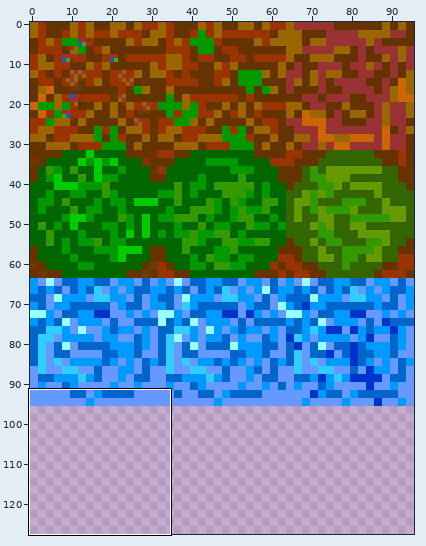
Sprite sheet -- assets/tiles/tilesheet.png. The picture above shows the old version from afar; the outline marks the close-up.
Close-up. Earlier state:
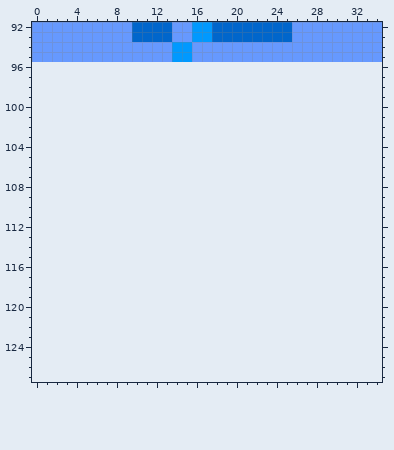
The file is 96x96 pixels. Colours within 5 levels of each other are drawn and written as one. Shown: x 0..34, y 92..127. The old version is drawn lined up with the new one, on the new canvas.
The result:
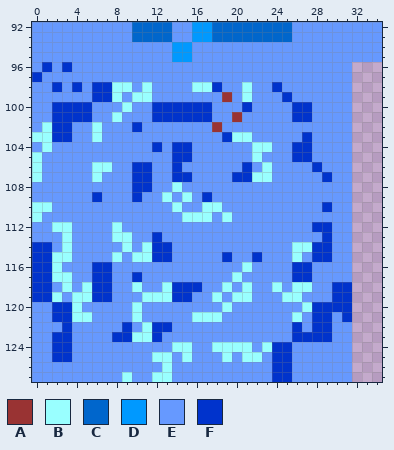
Palette (. is transparent): A #993333  B #99ffff  C #0066cc  D #0099ff  E #6699ff  F #0033cc
Edits made:
canvas 96x96 -> 96x128
@@ x 0..34 @@
  95 EEEEEEEEEEEEEEDDEEEEEEEEEEEEEEEEEEE
- 96 ...................................
- 97 ...................................
- 98 ...................................
- 99 ...................................
-100 ...................................
-101 ...................................
-102 ...................................
-103 ...................................
-104 ...................................
-105 ...................................
-106 ...................................
-107 ...................................
-108 ...................................
-109 ...................................
-110 ...................................
-111 ...................................
-112 ...................................
-113 ...................................
-114 ...................................
-115 ...................................
-116 ...................................
-117 ...................................
-118 ...................................
-119 ...................................
-120 ...................................
-121 ...................................
-122 ...................................
-123 ...................................
-124 ...................................
-125 ...................................
-126 ...................................
-127 ...................................
+ 96 EFEFEEEEEEEEEEEEEEEEEEEEEEEEEEEE...
+ 97 FEEEEEEEEEEEEEEEEEEEEEEEEEEEEEEE...
+ 98 EEFEFEFFBBEBEEEEBBFEEBEEFEEEEEEE...
+ 99 EEEEEEFFBEBBEEEEEEEAEBEEEFEEEEEE...
+100 EEFFFFEEEBEEFFFFFFEEEFEEEEFFEEEE...
+101 EEFFFFEEBEEEFFFFFFEEAEEEEEFFEEEE...
+102 EBFFEEBEEEFEEEEEEEAEEEEEEEEEEEEE...
+103 BBFFEEBEEEEEEEEEEEEFBBEEEEEFEEEE...
+104 EBEEEEEEEEEEFEFFEEEEEEBBEEFFEEEE...
+105 BEEEEEEEEEEEEEFFEEEEEEBEEEFFEEEE...
+106 BEEEEEBBEEFFEEFEEEEEEFEBEEEEFEEE...
+107 BEEEEEBEEEFFEEFFEEEEFFBBEEEEEFEE...
+108 EEEEEEEEEEFFEEBEEEEEEEEEEEEEEEEE...
+109 EEEEEEFEEEFEEBEBEFEEEEEEEEEEEEEE...
+110 BBEEEEEEEEEEEEBEEBBEEEEEEEEEEFEE...
+111 BEEEEEEEEEEEEEEBBBEBEEEEEEEEEEEE...
+112 EEBBEEEEBEEEEEEEEEEEEEEEEEEEFFEE...
+113 EEEBEEEEBBEEFEEEEEEEEEEEEEEEEFEE...
+114 FFEBEEEEEBEBFFEEEEEEEEEEEEBBFFEE...
+115 FFBBEEEEBEBBFFEEEEEFEEFEEEBEFFEE...
+116 FFBEEEFFEEEEEEEEEEEEEBEEEEFFEEEE...
+117 FFBBEEFFEEFEEEEEEEEEBEEEEEFFEEEE...
+118 FFEBEBFFEEBEEBFFFEEBEBEEBEBBEEFF...
+119 FFBEBBFFEEEBBBFFEEBEBBEEEBBEEEFF...
+120 EEFFBEEEEEBEEEEEEEEBEEEEEEEBFFFF...
+121 EEFFBBEEEEBEEEEEBBBEEEEEEEBEFFEF...
+122 EEEFEEEEEFEBFFEEEEEEEEEEEEFEFFEE...
+123 EEFFEEEEFFBBFEEEEEEEEEEEEEFFFFEE...
+124 EEFFEEEEEEEEEEBBEEBBBBEBFFEEEEEE...
+125 EEFFEEEEEEEEBBEBEEEBEBBEFFEEEEEE...
+126 EEEEEEEEEEEEEBEEEEEEEEEEFFEEEEEE...
+127 EEEEEEEEEBEEBBEEEEEEEEEEFFEEEEEE...
Where, in picture pixels (left, top, right, bottom), the same in both close-ups:
added: (32, 62, 352, 382)
